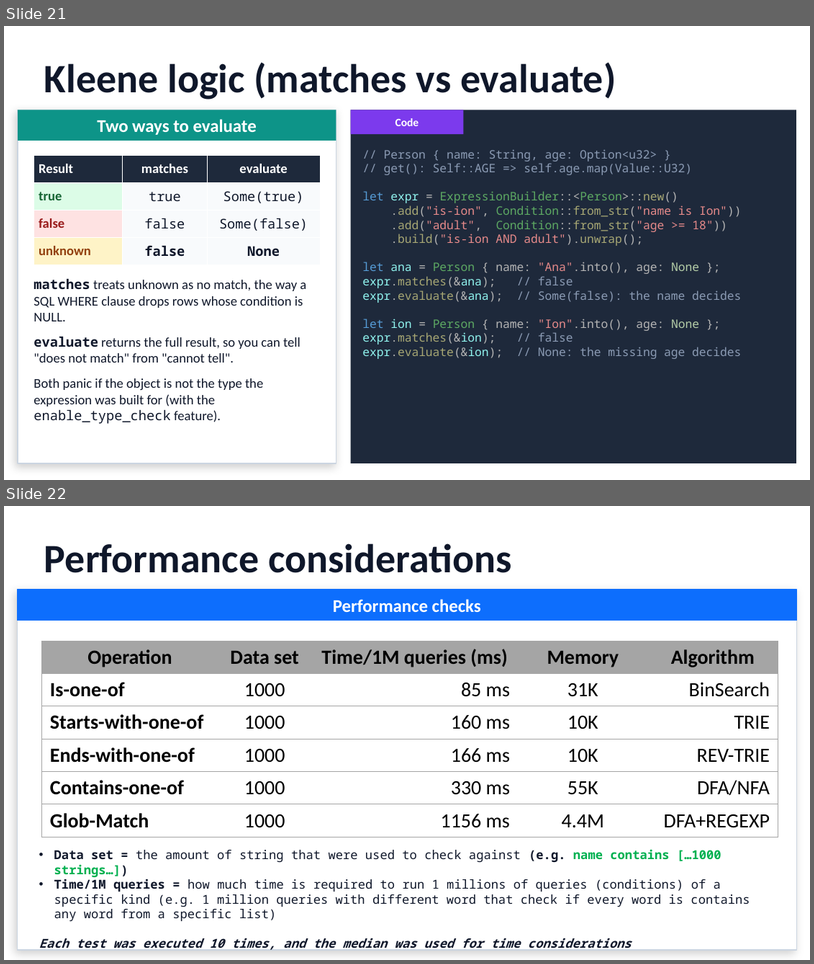
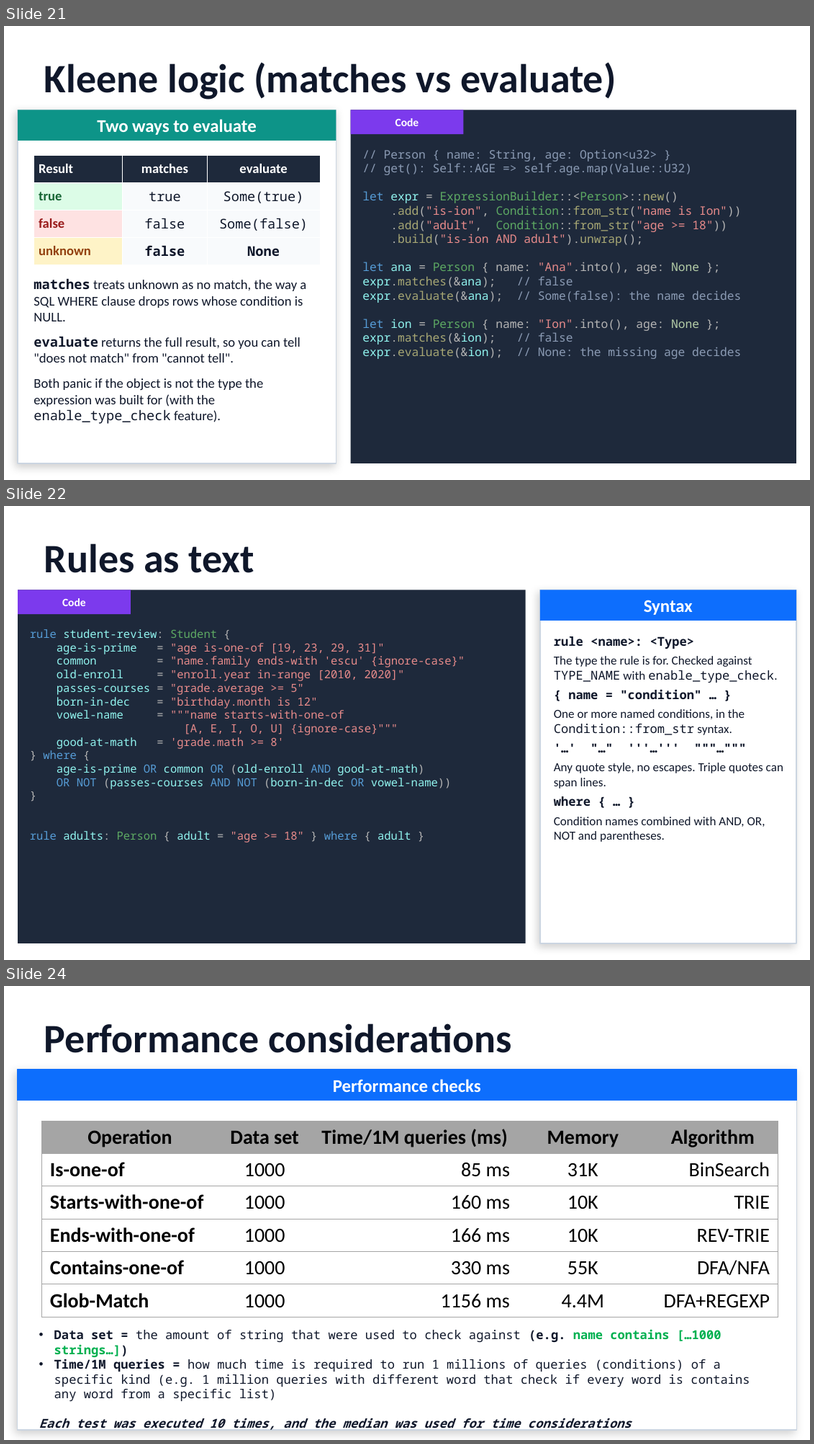
Before and after one commit to gdt050579/whereexpr, a slide deck: whereexpr.pptx. Shown one above the other, each under a label of ours: slides 21 and 22 before the commit, slides 21, 22 and 24 after it; the slides between them are not shown. The pictures are 814x964 and 814x1444 pixels, drawn with LibreOffice and Linux fonts; fonts in the diff are those of the drawing. Boxes give left, top, right and bottom in pixels: in the first picture for what was removed or moved away, otherwise in the second. Text is boxed around its words. In the diff, an @@ line names an element or a change of style, - is before the commit and + after.

```diff
--- a/whereexpr.pptx
+++ b/whereexpr.pptx
@@ slide 22 added at <box>4,506,810,960</box>, background #FFFFFF @@
@@ text added at <box>44,543,255,573</box>, 36 pt, text #0F172A, bold @@
+Rules as text
@@ rectangle added at <box>18,590,526,943</box>, fill #1E293B @@
@@ rectangle added at <box>18,590,131,614</box>, fill #7C3AED @@
@@ rectangle added at <box>540,590,797,943</box>, fill #FFFFFF, outline #CBD5E1 1 pt @@
@@ rectangle added at <box>540,590,797,620</box>, fill #0D6EFD @@
@@ text added at <box>62,598,86,606</box>, 10 pt, text #FFFFFF, bold @@
+Code
@@ text added at <box>644,600,693,615</box>, 16 pt, text #FFFFFF, bold @@
+Syntax
@@ text added at <box>30,629,465,842</box>, 10 pt, text #E68A8A @@
+rule student-review: Student {
+age-is-prime = "age is-one-of [19, 23, 29, 31]"
+common = "name.family ends-with 'escu' {ignore-case}"
+old-enroll = "enroll.year in-range [2010, 2020]"
+passes-courses = "grade.average >= 5"
+born-in-dec = "birthday.month is 12"
+vowel-name = """name starts-with-one-of
+[A, E, I, O, U] {ignore-case}"""
+good-at-math = 'grade.math >= 8'
+} where {
+age-is-prime OR common OR (old-enroll AND good-at-math)
+OR NOT (passes-courses AND NOT (born-in-dec OR vowel-name))
+}
+rule adults: Person { adult = "age >= 18" } where { adult }
@@ text added at <box>554,636,784,842</box>, 11 pt, text #0F172A @@
+rule <name>: <Type>
+The type the rule is for. Checked against TYPE_NAME with enable_type_check.
+{ name = "condition" … }
+One or more named conditions, in the Condition::from_str syntax.
+'…' "…" '''…''' """…"""
+Any quote style, no escapes. Triple quotes can span lines.
+where { … }
+Condition names combined with AND, OR, NOT and parentheses.
@@ what was slide 22 is now slide 24 @@
```
Also in this commit, not shown: 1 slide changed, 1 other slide added, 1 other file.
